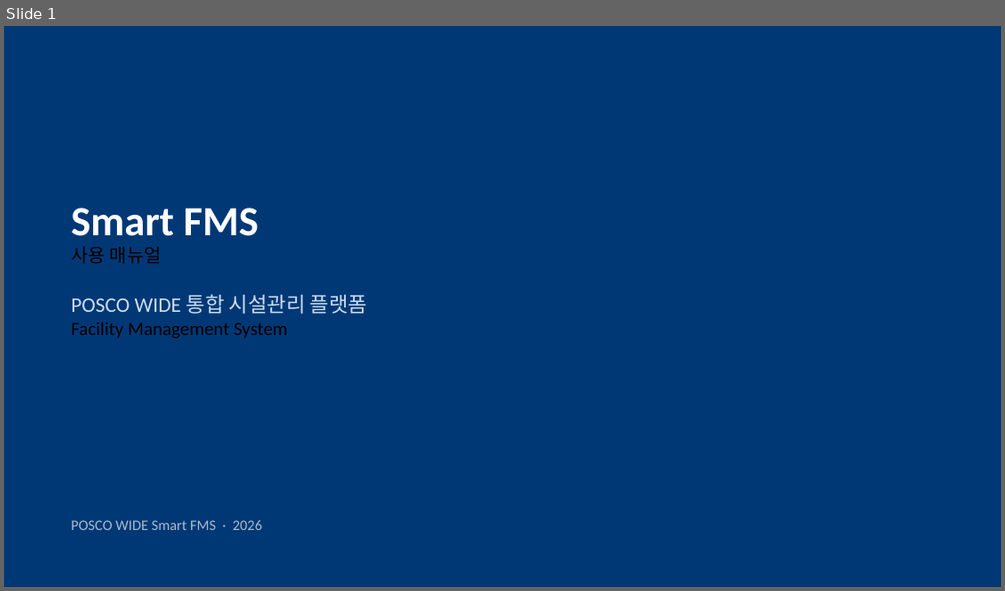
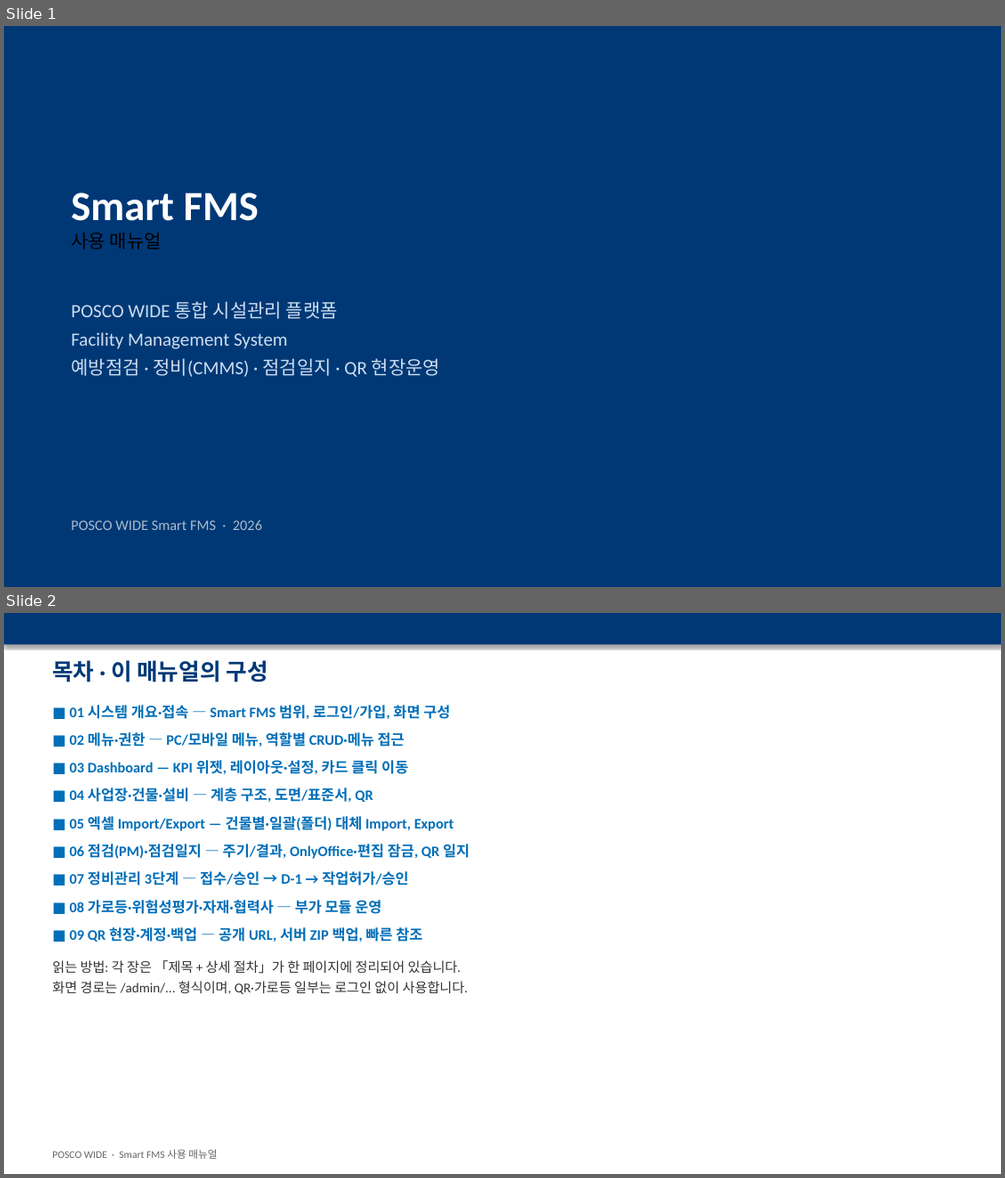
Before and after one commit to hongkiryong-ux/smart-fms, a slide deck: docs/Smart_FMS_사용매뉴얼.pptx. Shown one above the other, each under a label of ours: slide 1 before the commit, slides 1 and 2 after it. The pictures are 1005x591 and 1005x1178 pixels, drawn with LibreOffice and Linux fonts; fonts in the diff are those of the drawing. Boxes give left, top, right and bottom in pixels: in the first picture for what was removed or moved away, otherwise in the second. Text is boxed around its words. In the diff, an @@ line names an element or a change of style, - is before the commit and + after.

```diff
--- a/docs/Smart_FMS_사용매뉴얼.pptx
+++ b/docs/Smart_FMS_사용매뉴얼.pptx
@@ slide 2 added at box(4, 613, 1001, 1174), background #FFFFFF @@
@@ rectangle added at box(4, 613, 1001, 644), fill #003876 @@
@@ text added at box(52, 660, 267, 682), 22 pt, text #003876, bold @@
+목차 · 이 매뉴얼의 구성
@@ text added at box(52, 705, 469, 994), 14 pt, text #006EB8, bold @@
+■ 01 시스템 개요·접속 — Smart FMS 범위, 로그인/가입, 화면 구성
+■ 02 메뉴·권한 — PC/모바일 메뉴, 역할별 CRUD·메뉴 접근
+■ 03 Dashboard — KPI 위젯, 레이아웃·설정, 카드 클릭 이동
+■ 04 사업장·건물·설비 — 계층 구조, 도면/표준서, QR
+■ 05 엑셀 Import/Export — 건물별·일괄(폴더) 대체 Import, Export
+■ 06 점검(PM)·점검일지 — 주기/결과, OnlyOffice·편집 잠금, QR 일지
+■ 07 정비관리 3단계 — 접수/승인 → D-1 → 작업허가/승인
+■ 08 가로등·위험성평가·자재·협력사 — 부가 모듈 운영
+■ 09 QR 현장·계정·백업 — 공개 URL, 서버 ZIP 백업, 빠른 참조
+읽는 방법: 각 장은 「제목 + 상세 절차」가 한 페이지에 정리되어 있습니다.
+화면 경로는 /admin/... 형식이며, QR·가로등 일부는 로그인 없이 사용합니다.
@@ text added at box(52, 1149, 217, 1159), 10 pt, text #666666 @@
+POSCO WIDE · Smart FMS 사용 매뉴얼
@@ slide 1 changed as well @@
@@ text "Smart FMS": place and size @@
-text "Smart FMS" at box(71, 208, 259, 264)
+text "Smart FMS" at box(71, 192, 259, 249)
@@ text "POSCO WIDE 통합 시설관리 플랫폼": place and size @@
-text "POSCO WIDE 통합 시설관리 플랫폼" at box(71, 294, 367, 338)
+text "POSCO WIDE 통합 시설관리 플랫폼" at box(71, 301, 440, 377)
@@ text at box(71, 301, 338, 349): size 20 to 18 pt in "POSCO WIDE 통합 시설관리 플랫폼"; text colour #000000 to #CCDDEE in "Facility Management System"; more space between paragraphs @@
@@ text at box(71, 358, 440, 377): paragraph added @@
+예방점검 · 정비(CMMS) · 점검일지 · QR 현장운영
```
Also in this commit, not shown: 9 other slides changed, 3 other slides added, 19 slides removed, 1 other file.
